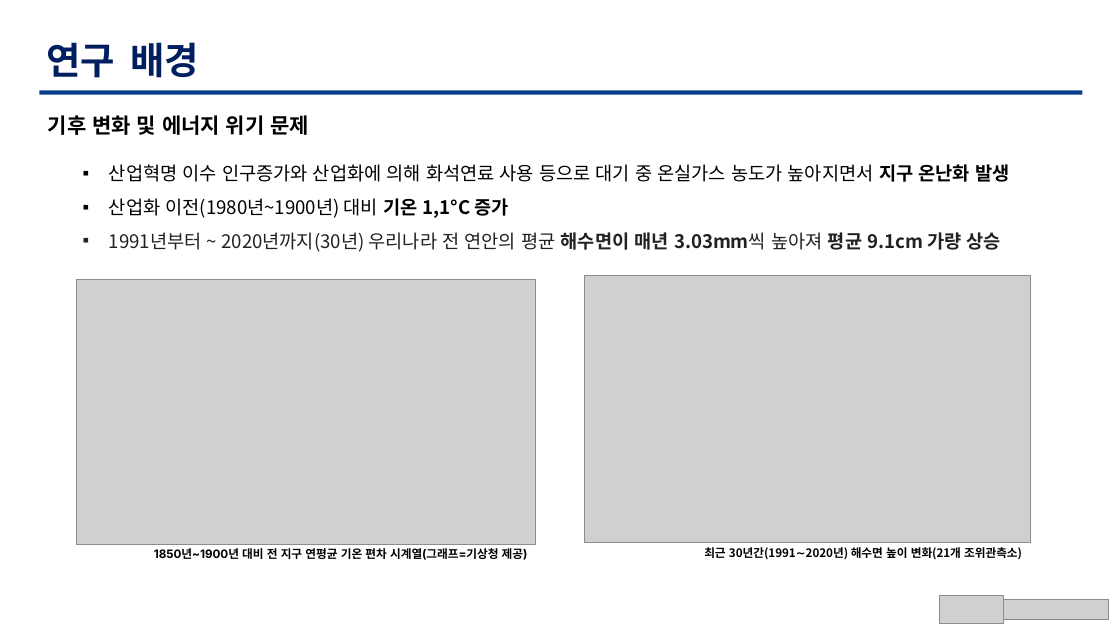
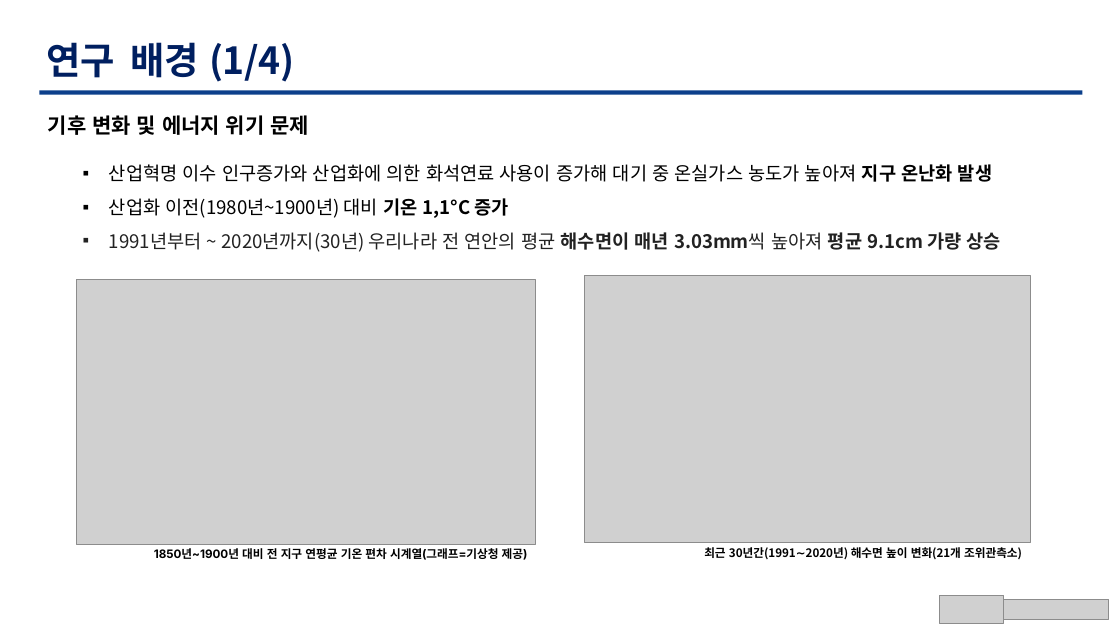
Before and after one commit to TaegyuHan/Solar_radiation_prediction_model, a slide deck: slide 3 of KICS_PT/[KICS] 동향 poster.pptx. Drawn at 1120x630 pixels with LibreOffice and Linux fonts; fonts in the diff are those of the drawing; grey boxes stand for pictures. Boxes give left, top, right and bottom in pixels: in the first picture for what was removed or moved away, otherwise in the second. Text is boxed around its words. In the diff, an @@ line names an element or a change of style, - is before the commit and + after.

```diff
--- a/KICS_PT/[KICS] 동향 poster.pptx
+++ b/KICS_PT/[KICS] 동향 poster.pptx
@@ text at <box>46,42,295,82</box>: text changed @@
-연구 배경
+연구 배경 (1/4)
@@ text at <box>109,164,992,182</box>: text changed @@
-▪ 산업혁명 이수 인구증가와 산업화에 의해 화석연료 사용 등으로 대기 중 온실가스 농도가 높아지면서 지구 온난화 발생
+▪ 산업혁명 이수 인구증가와 산업화에 의한 화석연료 사용이 증가해 대기 중 온실가스 농도가 높아져 지구 온난화 발생
```
Also in this commit, not shown: 9 other slides changed, 1 other file.
